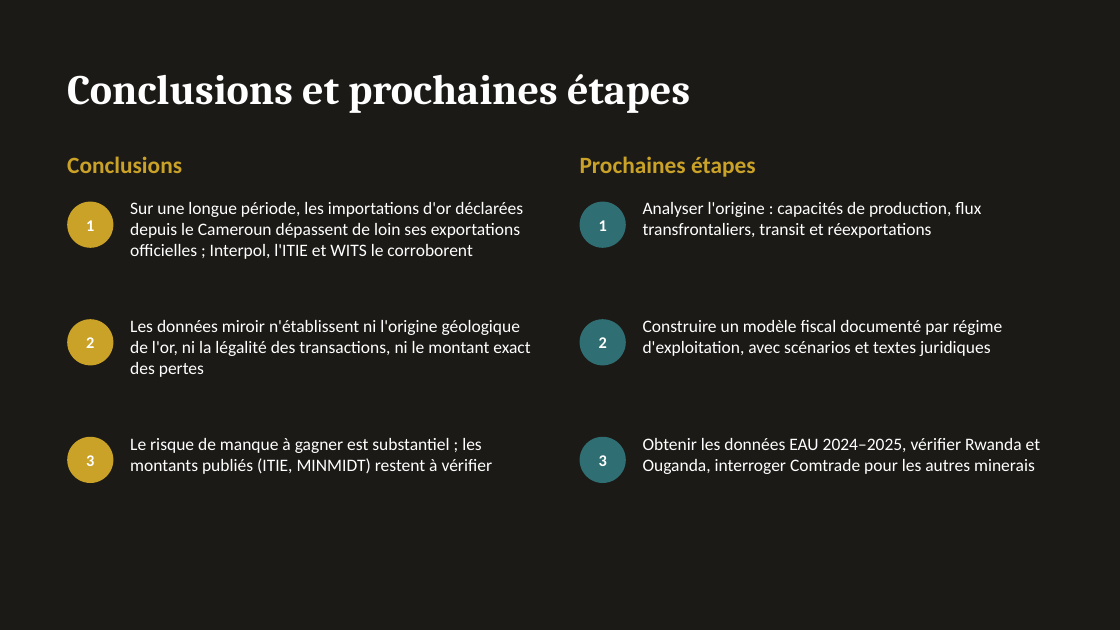
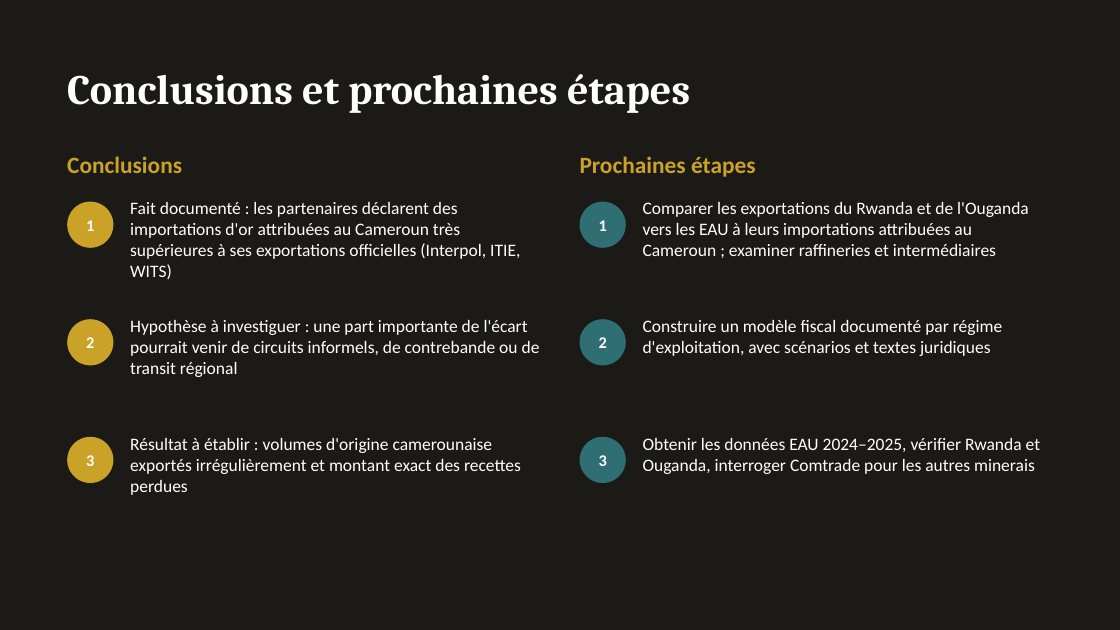
Before and after one commit to boujieka/Boujieka, a slide deck: slide 18 of docs/presentation/Flux_mineraux_Cameroun_2000-2025.pptx (slide 17 before the commit). Drawn at 1120x630 pixels with LibreOffice and Linux fonts; fonts in the diff are those of the drawing. Boxes give left, top, right and bottom in pixels: in the first picture for what was removed or moved away, otherwise in the second. Text is boxed around its words. In the diff, an @@ line names an element or a change of style, - is before the commit and + after.

```diff
--- a/docs/presentation/Flux_mineraux_Cameroun_2000-2025.pptx
+++ b/docs/presentation/Flux_mineraux_Cameroun_2000-2025.pptx
@@ text at <box>130,202,520,279</box>: text changed @@
-Sur une longue période, les importations d'or déclarées depuis le Cameroun dépassent de loin ses exportations officielles ; Interpol, l'ITIE et WITS le corroborent
+Fait documenté : les partenaires déclarent des importations d'or attribuées au Cameroun très supérieures à ses exportations officielles (Interpol, ITIE, WITS)
@@ text at <box>643,202,1029,256</box>: text changed @@
-Analyser l'origine : capacités de production, flux transfrontaliers, transit et réexportations
+Comparer les exportations du Rwanda et de l'Ouganda vers les EAU à leurs importations attribuées au Cameroun ; examiner raffineries et intermédiaires
@@ text at <box>130,320,540,377</box>: text changed @@
-Les données miroir n'établissent ni l'origine géologique de l'or, ni la légalité des transactions, ni le montant exact des pertes
+Hypothèse à investiguer : une part importante de l'écart pourrait venir de circuits informels, de contrebande ou de transit régional
@@ text at <box>130,438,521,495</box>: text changed @@
-Le risque de manque à gagner est substantiel ; les montants publiés (ITIE, MINMIDT) restent à vérifier
+Résultat à établir : volumes d'origine camerounaise exportés irrégulièrement et montant exact des recettes perdues
```
Also in this commit, not shown: 8 other slides changed, 2 slides added, 4 other files.
